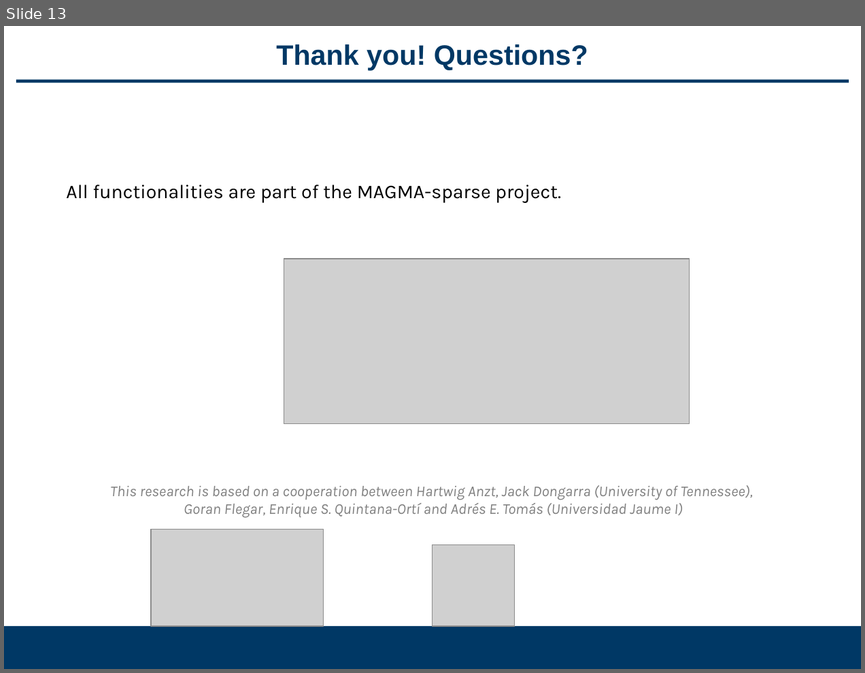
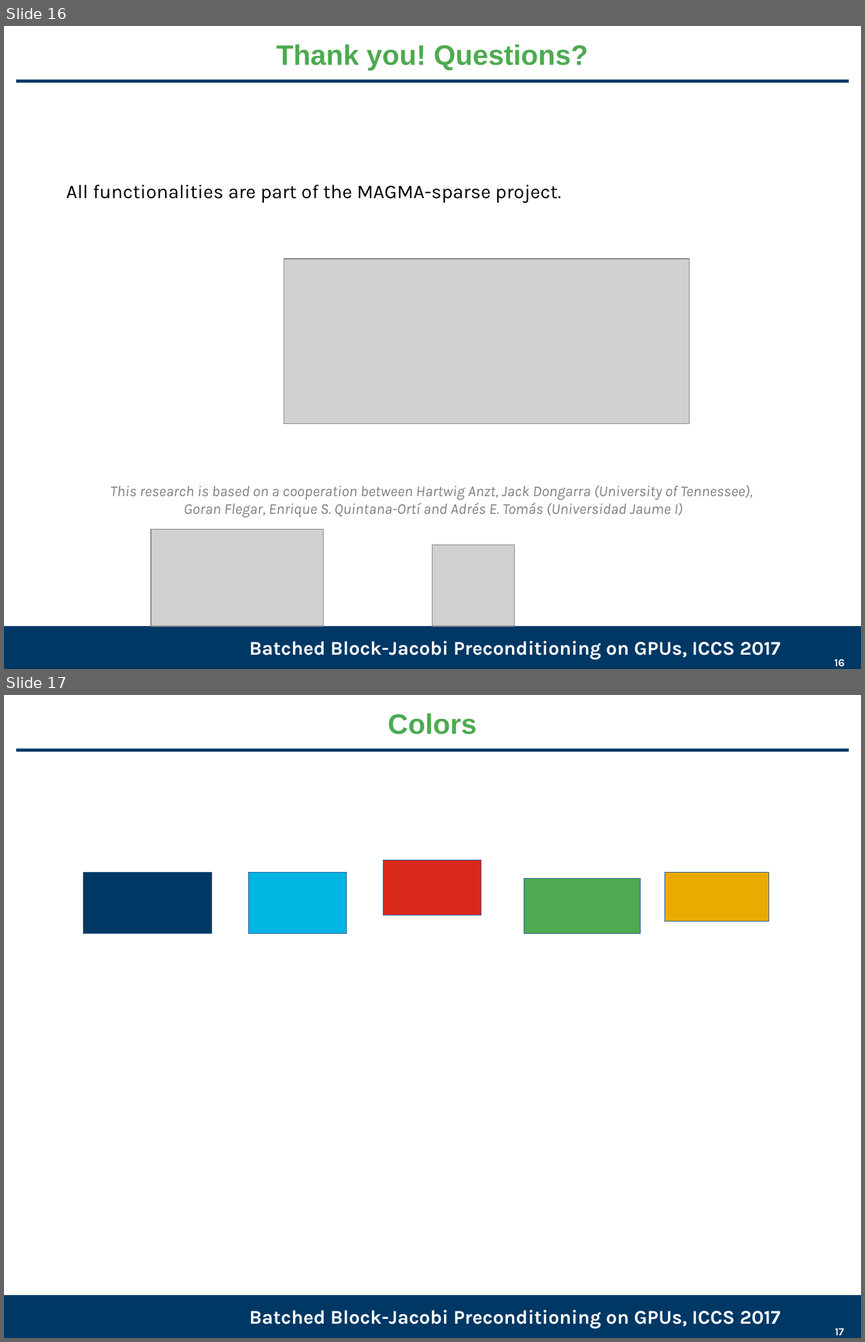
Before and after one commit to gflegar/talks, a slide deck: iccs_2017/slides.odp. Shown one above the other, each under a label of ours: slide 13 before the commit, slides 16 and 17 after it. The pictures are 865x673 and 865x1342 pixels, drawn with LibreOffice and Linux fonts; fonts in the diff are those of the drawing; grey boxes stand for pictures; background and template pictures are left out. Boxes give left, top, right and bottom in pixels: in the first picture for what was removed or moved away, otherwise in the second. Text is boxed around its words. In the diff, an @@ line names an element or a change of style, - is before the commit and + after.

```diff
--- a/iccs_2017/slides.odp
+++ b/iccs_2017/slides.odp
@@ slide 17 added at (4, 695, 861, 1338), background #FFFFFF; not listed: 2 template elements that a slide beside it also shows @@
@@ title added at (388, 713, 477, 734), 26 pt, text #4DAA50, bold @@
+Colors
@@ rectangle added at (84, 872, 211, 934), fill #003865, outline #3465A4 0 pt @@
@@ rectangle added at (249, 872, 347, 934), fill #00B5E2, outline #3465A4 0 pt @@
@@ rectangle added at (383, 861, 481, 916), fill #DA291C, outline #3465A4 0 pt @@
@@ rectangle added at (665, 872, 769, 921), fill #EAAA00, outline #3465A4 0 pt @@
@@ rectangle added at (524, 879, 640, 934), fill #4DAA50, outline #3465A4 0 pt @@
@@ text added at (249, 1309, 781, 1328), 18 pt, text #FFFFFF, bold @@
+Batched Block-Jacobi Preconditioning on GPUs, ICCS 2017
@@ page number added at (835, 1327, 844, 1335), 10 pt, text #FFFFFF, bold @@
+17
@@ what was slide 13 is now slide 16 @@
@@ slide 16 changed as well @@
@@ title "Thank you! Questions?" at (276, 44, 588, 70): text colour #003865 to #4DAA50 @@
@@ text added at (249, 640, 781, 659), 18 pt, text #FFFFFF, bold @@
+Batched Block-Jacobi Preconditioning on GPUs, ICCS 2017
@@ page number added at (834, 658, 844, 667), 10 pt, text #FFFFFF, bold @@
+16
```
Also in this commit, not shown: 10 other slides changed, 5 other slides added, 3 slides removed.
